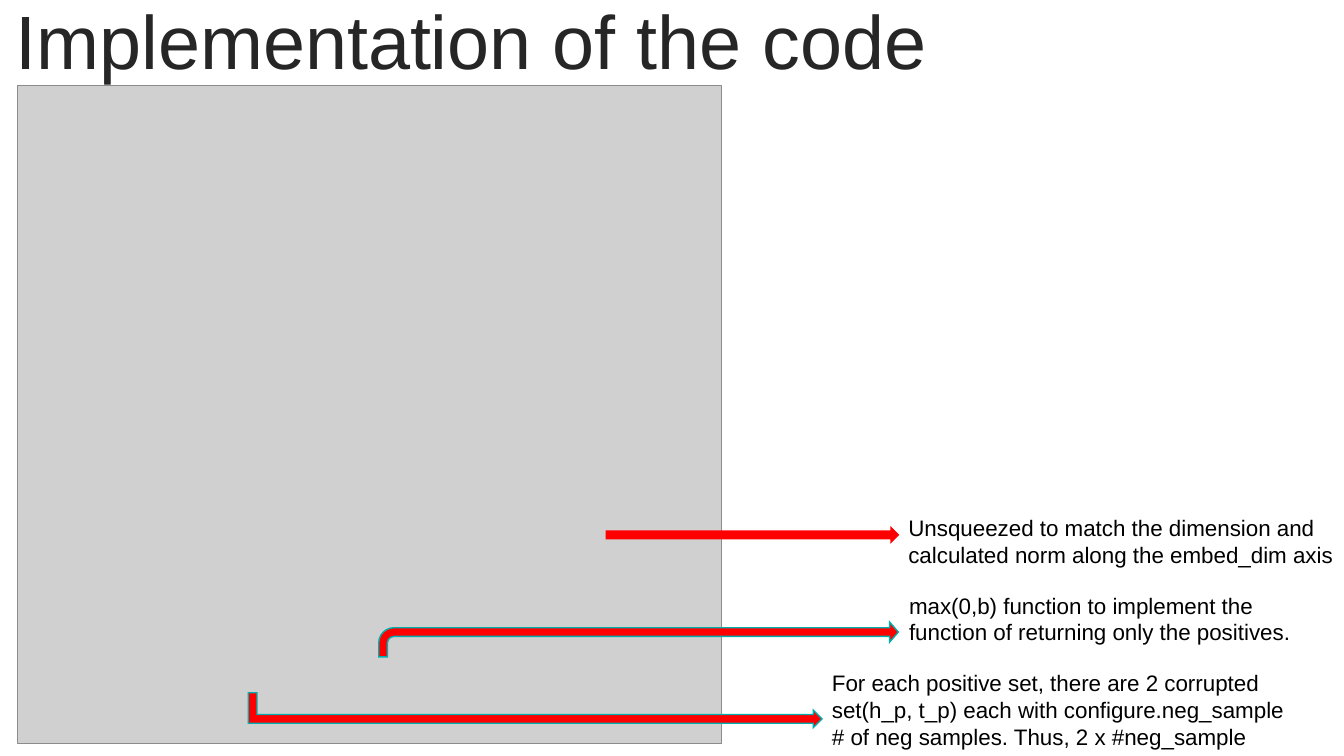
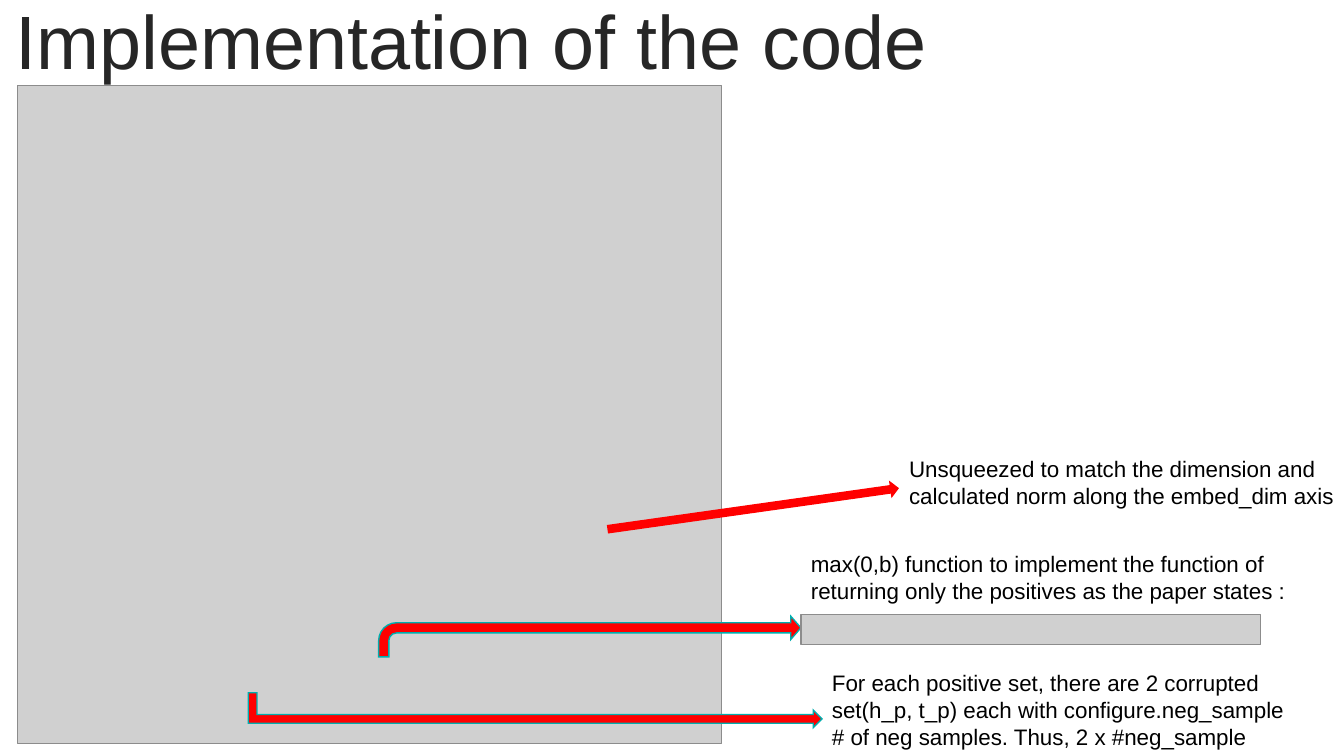
Before and after one commit to BeigeHW/KAIST_2022_Winter_Intern, a slide deck: slide 27 of Week 3 (1.17) 내꺼/TransE(내꺼)/TransE 발표/TransE.pptx. Drawn at 1344x756 pixels with LibreOffice and Linux fonts; fonts in the diff are those of the drawing; grey boxes stand for pictures. Boxes give left, top, right and bottom in pixels: in the first picture for what was removed or moved away, otherwise in the second. Text is boxed around its words. In the diff, an @@ line names an element or a change of style, - is before the commit and + after.

```diff
--- a/Week 3 (1.17) 내꺼/TransE(내꺼)/TransE 발표/TransE.pptx
+++ b/Week 3 (1.17) 내꺼/TransE(내꺼)/TransE 발표/TransE.pptx
@@ text "Unsqueezed to match the dimension ...": place and size @@
-text "Unsqueezed to match the dimension ..." at [908,519,1333,568]
+text "Unsqueezed to match the dimension ..." at [909,460,1334,509]
@@ left arrow at [607,482,899,537]: rotation 180 to 172 degrees @@
@@ text at [811,555,1273,604]: text changed @@
-max(0,b) function to implement the function of returning only the positives.
+max(0,b) function to implement the function of returning only the positives as the paper states :
@@ bent arrow: place and size @@
-bent arrow at [379,622,899,657]
+bent arrow at [379,616,802,656]
@@ picture added at [802,615,1261,645] @@
```
Also in this commit, not shown: 2 other slides changed, 11 other files.
